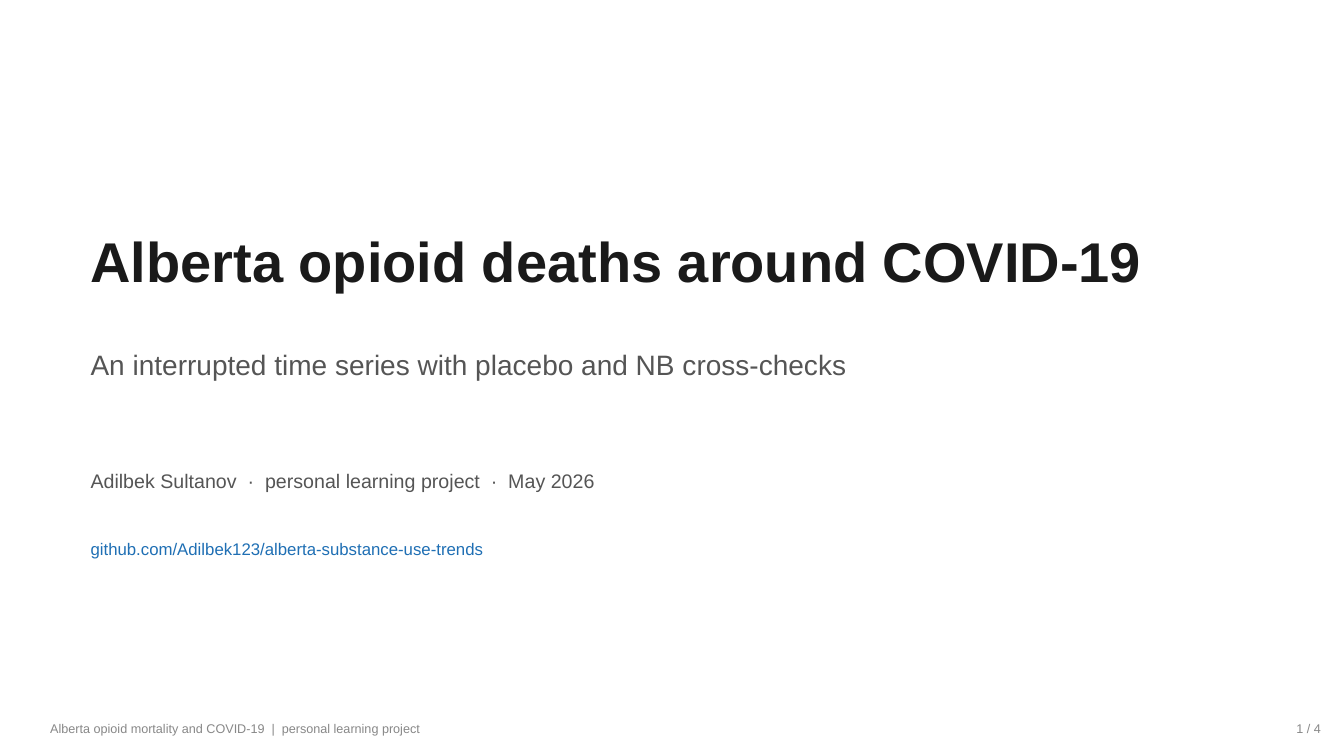
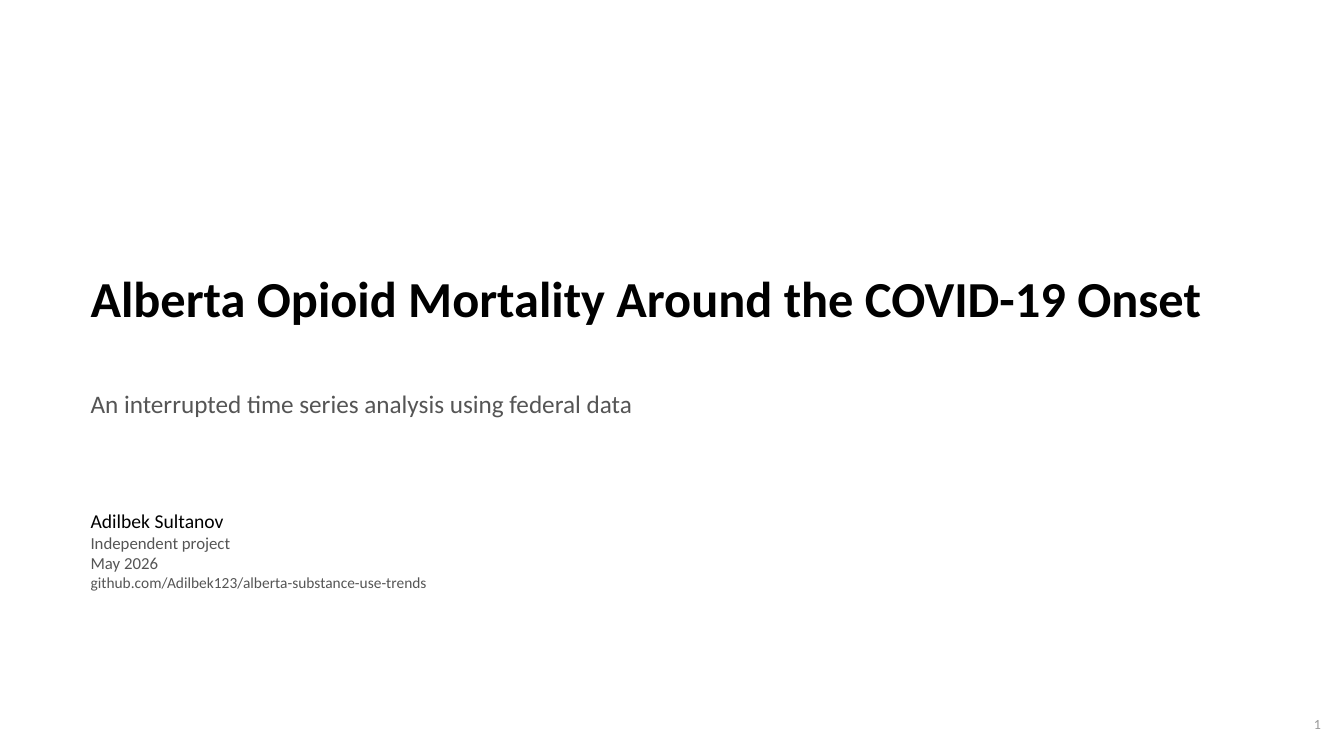
Before and after one commit to Adilbek123/alberta-substance-use-trends, a slide deck: slide 1 of slides.pptx. Drawn at 1344x756 pixels with LibreOffice and Linux fonts; fonts in the diff are those of the drawing. Boxes give left, top, right and bottom in pixels: in the first picture for what was removed or moved away, otherwise in the second. Text is boxed around its words. In the diff, an @@ line names an element or a change of style, - is before the commit and + after.

```diff
--- a/slides.pptx
+++ b/slides.pptx
@@ text at (91, 281, 1201, 325): text changed; size 40 to 36 pt; font Arial to Calibri; text colour #1A1A1A to #000000 @@
-Alberta opioid deaths around COVID-19
+Alberta Opioid Mortality Around the COVID-19 Onset
@@ text at (91, 395, 632, 418): text changed; size 20 to 18 pt; font Arial to Calibri @@
-An interrupted time series with placebo and NB cross-checks
+An interrupted time series analysis using federal data
@@ text at (91, 514, 427, 591): text changed; size 14 to 11 pt; font Arial to Calibri @@
-Adilbek Sultanov · personal learning project · May 2026
+Adilbek Sultanov
+Independent project
+May 2026
+github.com/Adilbek123/alberta-substance-use-trends
@@ text removed at (91, 543, 483, 559) @@
-github.com/Adilbek123/alberta-substance-use-trends
@@ text removed at (50, 724, 420, 736) @@
-Alberta opioid mortality and COVID-19 | personal learning project
@@ text at (1314, 720, 1321, 729): text changed; size 9 to 10 pt; font Arial to Calibri; text colour #888888 to #999999 @@
-1 / 4
+1
```
Also in this commit, not shown: 10 slides added, 3 slides removed, 4 other files.
